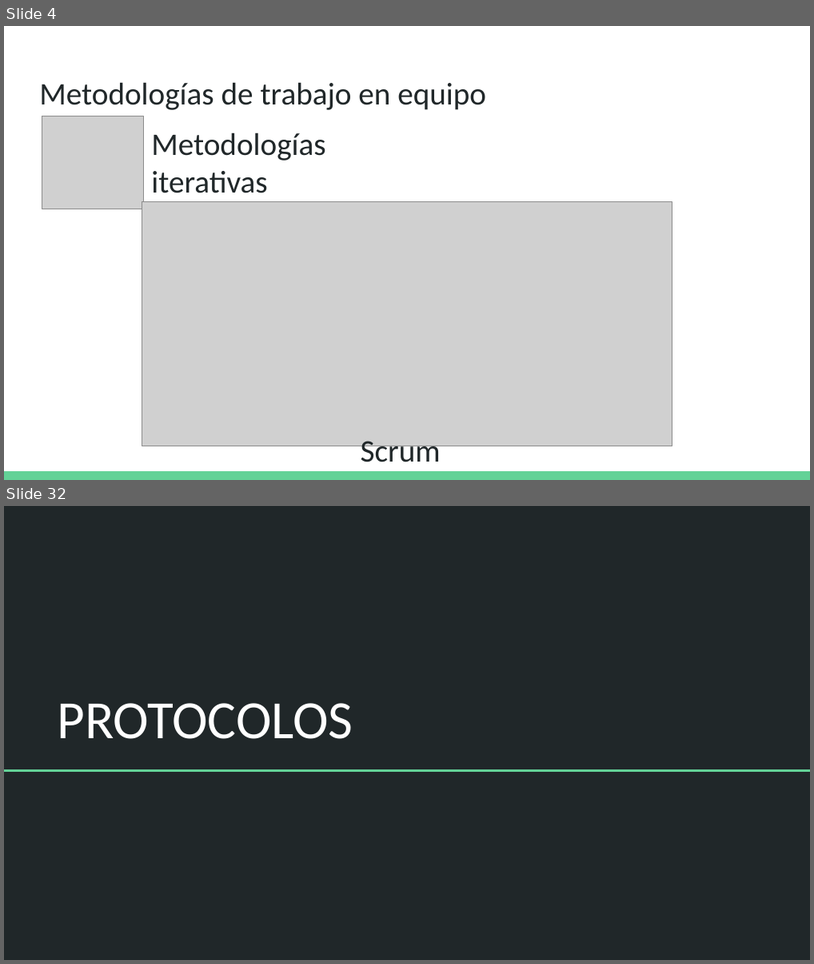
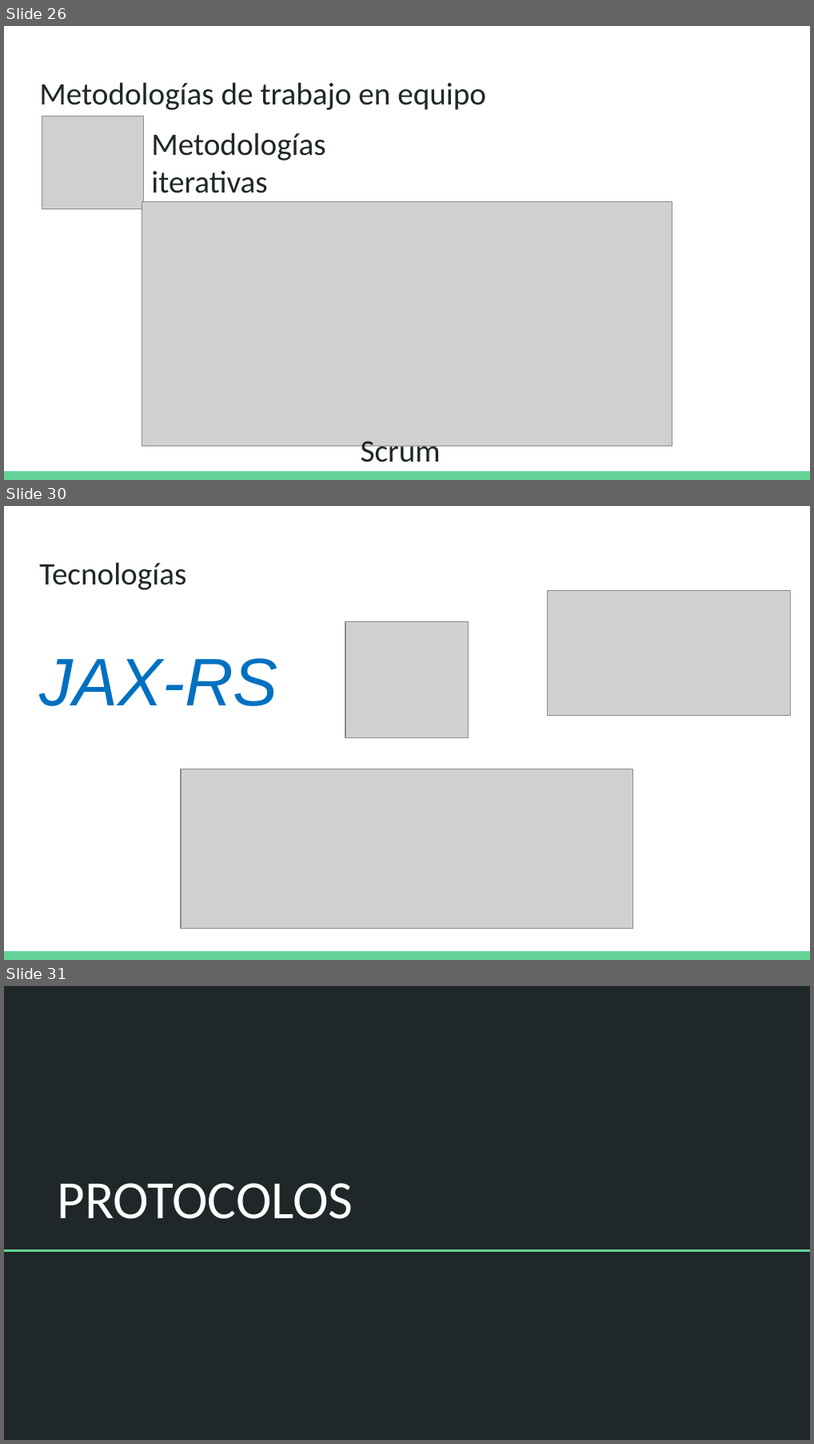
Before and after one commit to Domiciano/ProgramRed192, a slide deck: Clase1/Programa 192.pptx. Shown one above the other, each under a label of ours: slides 4 and 32 before the commit, slides 26, 30 and 31 after it; the slides between them are not shown. The pictures are 814x964 and 814x1444 pixels, drawn with LibreOffice and Linux fonts; fonts in the diff are those of the drawing; grey boxes stand for pictures. Boxes give left, top, right and bottom in pixels: in the first picture for what was removed or moved away, otherwise in the second. Text is boxed around its words. In the diff, an @@ line names an element or a change of style, - is before the commit and + after.

```diff
--- a/Clase1/Programa 192.pptx
+++ b/Clase1/Programa 192.pptx
@@ slide 30 added at (x1=4, y1=506, x2=810, y2=960), background #FFFFFF; not listed: 1 template element that a slide beside it also shows @@
@@ title added at (x1=39, y1=562, x2=186, y2=590), 28 pt, text #202729 @@
+Tecnologías
@@ picture added at (x1=548, y1=590, x2=791, y2=715) @@
@@ picture added at (x1=346, y1=622, x2=470, y2=737) @@
@@ text added at (x1=39, y1=658, x2=278, y2=706), 60 pt, text #0070C0, italic @@
+JAX-RS
@@ picture added at (x1=181, y1=769, x2=633, y2=928) @@
@@ what was slide 4 is now slide 26 @@
@@ what was slide 32 is now slide 31 @@
```
Also in this commit, not shown: 2 slides changed, 12 other slides added, 14 slides removed, 1 other file.
